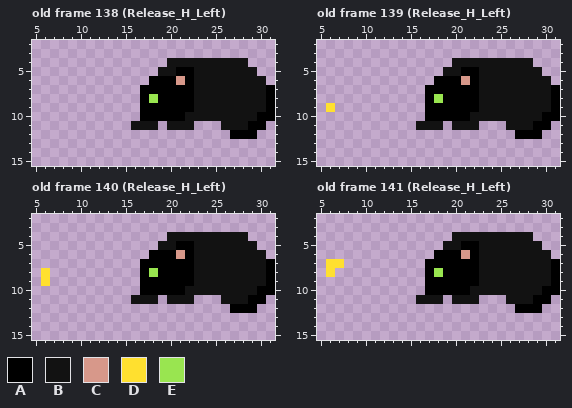
Pixel-art file, stored at AsepriteFiles/Cattanita.aseprite. Above is the file before it was changed.
32x32 pixels, 161 frames. Colours within 5 levels of each other are drawn and written as one. Shown: old frame 138 (Release_H_Left): x 5..31, y 2..15; old frame 139 (Release_H_Left): x 5..31, y 2..15; old frame 140 (Release_H_Left): x 5..31, y 2..15; old frame 141 (Release_H_Left): x 5..31, y 2..15. The commit also changed other frames, which this record leaves out.
Palette (. is transparent): A #000000  B #121212  C #d7988a  D #ffe02f  E #99e550
Pixels before, old frame 138 (Release_H_Left), first column x 16:
 4 ....BBBBBBBBB...
 5 ...BBAABBBBBBB..
 6 ..AAACABBBBBBBB.
 7 .AAAAAABBBBBBBBA
 8 .AEAAAABBBBBBBBA
 9 .AAAAAABBBBBBBBA
10 .AAAAABBBBBBBBAA
11 BBB.BBB...BBBAA.
12 ...........AAA..
Pixels before, old frame 139 (Release_H_Left), first column x 6:
 4 ..............BBBBBBBBB...
 5 .............BBAABBBBBBB..
 6 ............AAACABBBBBBBB.
 7 ...........AAAAAABBBBBBBBA
 8 ...........AEAAAABBBBBBBBA
 9 D..........AAAAAABBBBBBBBA
10 ...........AAAAABBBBBBBBAA
11 ..........BBB.BBB...BBBAA.
12 .....................AAA..
Pixels before, old frame 140 (Release_H_Left), first column x 6:
 4 ..............BBBBBBBBB...
 5 .............BBAABBBBBBB..
 6 ............AAACABBBBBBBB.
 7 ...........AAAAAABBBBBBBBA
 8 D..........AEAAAABBBBBBBBA
 9 D..........AAAAAABBBBBBBBA
10 ...........AAAAABBBBBBBBAA
11 ..........BBB.BBB...BBBAA.
12 .....................AAA..
Pixels before, old frame 141 (Release_H_Left), first column x 6:
 4 ..............BBBBBBBBB...
 5 .............BBAABBBBBBB..
 6 ............AAACABBBBBBBB.
 7 DD.........AAAAAABBBBBBBBA
 8 D..........AEAAAABBBBBBBBA
 9 ...........AAAAAABBBBBBBBA
10 ...........AAAAABBBBBBBBAA
11 ..........BBB.BBB...BBBAA.
12 .....................AAA..
The same view after the edit:
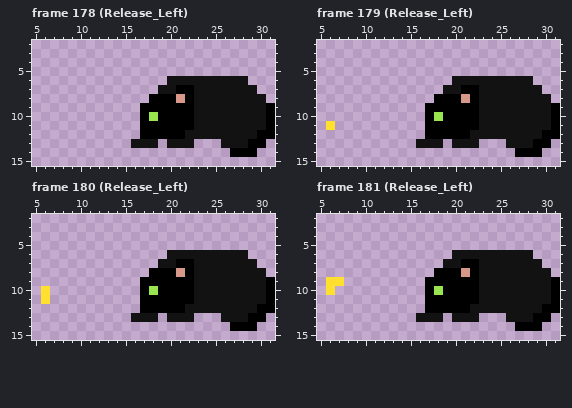
Diff:
frames 161 -> 201
Changed rows in their new state; - is an unchanged pixel.
Frame 178 (Release_Left) against old frame 138 (Release_H_Left), layer "Entera":
first column x 16:
 4 ----.........---
 5 ---...........--
 6 --..BBB------..-
 7 -..BB---------..
 8 -.A--C---------.
10 --E---A-------B-
11 .AAAAAABBB---BBA
12 -AAAAABBBBBBBBAA
13 BBB-BBB---BBBAA-
14 -----------AAA--
Frame 179 (Release_Left) against old frame 139 (Release_H_Left), layer "Entera":
first column x 6:
 4 --------------.........---
 5 -------------...........--
 6 ------------..BBB------..-
 7 -----------..BB---------..
 8 -----------.A--C---------.
 9 .-------------------------
10 ------------E---A-------B-
11 D---------.AAAAAABBB---BBA
12 -----------AAAAABBBBBBBBAA
13 ----------BBB-BBB---BBBAA-
14 ---------------------AAA--
Frame 180 (Release_Left) against old frame 140 (Release_H_Left), layer "Entera":
first column x 6:
 4 --------------.........---
 5 -------------...........--
 6 ------------..BBB------..-
 7 -----------..BB---------..
 8 .----------.A--C---------.
 9 .-------------------------
10 D-----------E---A-------B-
11 D---------.AAAAAABBB---BBA
12 -----------AAAAABBBBBBBBAA
13 ----------BBB-BBB---BBBAA-
14 ---------------------AAA--
Frame 181 (Release_Left) against old frame 141 (Release_H_Left), layer "Entera":
first column x 6:
 4 --------------.........---
 5 -------------...........--
 6 ------------..BBB------..-
 7 ..---------..BB---------..
 8 .----------.A--C---------.
 9 DD------------------------
10 D-----------E---A-------B-
11 ----------.AAAAAABBB---BBA
12 -----------AAAAABBBBBBBBAA
13 ----------BBB-BBB---BBBAA-
14 ---------------------AAA--
Boxes around the changes in both pictures, in picture pixels (x1, y1, x2, y2):
changed: (131, 58, 275, 157)
changed: (416, 58, 560, 157)
changed: (326, 103, 335, 130)
changed: (131, 232, 275, 331)
changed: (41, 268, 50, 304)
changed: (416, 232, 560, 331)
changed: (326, 259, 344, 295)
